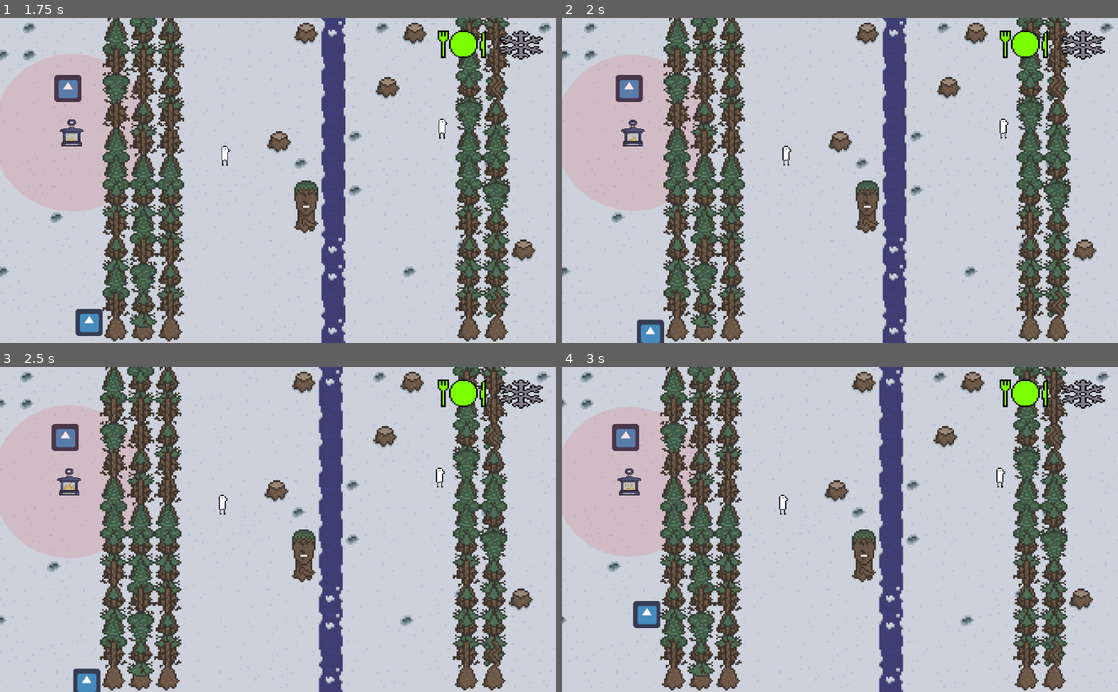
Above: before the commit, frames 1-4 (two rows, left to right).
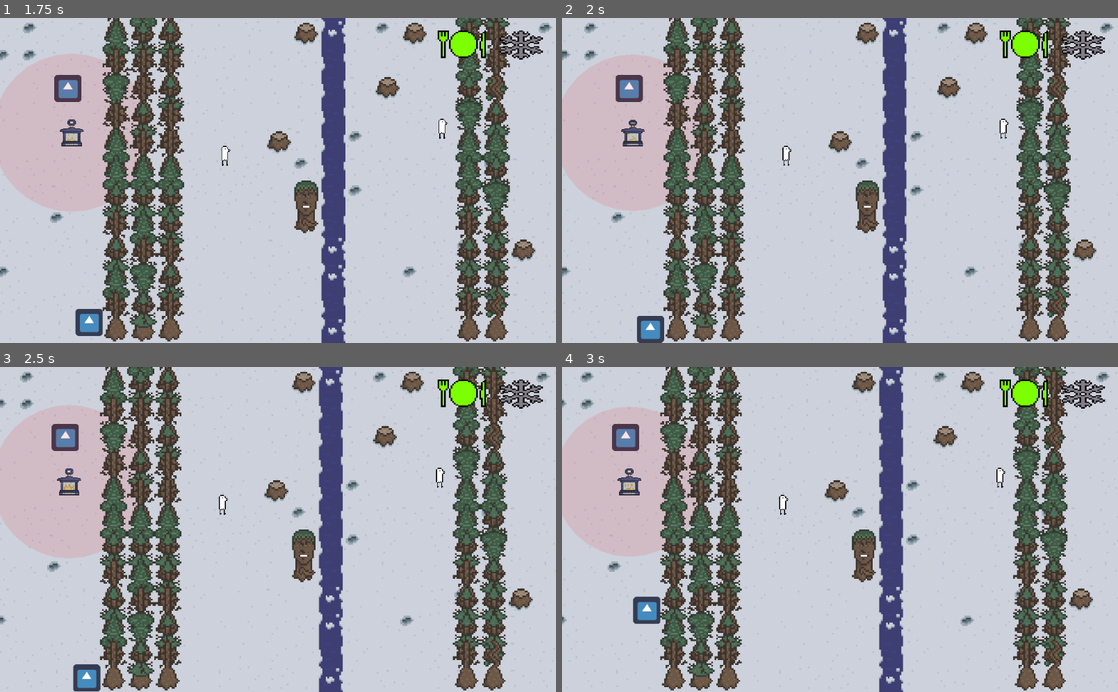
Above: after the commit, the same moments.

Repository: rchin157/gamejamNov2020
Game: Godot game, scene res://Level/Level.tscn
Two runs of this game, one before a commit and one after it. Both use one fixed random seed, a clock stepped at 60 frames per second and the inputs below. The project has no main scene, so this scene is started directly. The engine's default icon, where the game draws it, is replaced by a stand-in: a white triangle on a blue panel in a dark square. Sound files missing from this copy of the repository are replaced by a short silence.
Inputs:
- Up to frame 1 (1.75 s): tap Enter (ui_accept) at 0.5, 0.77, 1.52 s; hold Right (ui_right) 0.53-1.28 s; hold Down (ui_down) from 1.28 s (still down)
- Up to frame 2 (2 s): keep holding Down (ui_down)
- Up to frame 3 (2.5 s): release Down (ui_down) at 2.03 s; hold Right (ui_right) from 2.03 s (still down)
- Up to frame 4 (3 s): release Right (ui_right) at 2.78 s; hold Up (ui_up) from 2.78 s (still down)

Frame 1 is identical in both runs. In frame 2, 0.2% of the frame differs, in the area x 13-19%, y 91-100%; in frame 3, 0.2%; in frame 4, 0.3%, in the area x 12-18%, y 70-81%.

Commit message:
Food is in

Diff:
--- a/Entities/Item.tscn
+++ b/Entities/Item.tscn
@@ -1,10 +1,13 @@
-[gd_scene load_steps=4 format=2]
+[gd_scene load_steps=5 format=2]
 
 [ext_resource path="res://Sprites/Bundle.tres" type="SpriteFrames" id=1]
 [ext_resource path="res://Scripts/Item.gd" type="Script" id=2]
 
 [sub_resource type="RectangleShape2D" id=1]
 extents = Vector2( 6, 6 )
+
+[sub_resource type="RectangleShape2D" id=2]
+extents = Vector2( 11.9676, 11.7243 )
 
 [node name="Item" type="KinematicBody2D"]
 scale = Vector2( 2, 2 )
@@ -20,3 +23,12 @@
 [node name="CollisionShape2D" type="CollisionShape2D" parent="."]
 scale = Vector2( 2, 2 )
 shape = SubResource( 1 )
+
+[node name="Cooking" type="Area2D" parent="."]
+collision_layer = 0
+collision_mask = 128
+
+[node name="CollisionShape2D" type="CollisionShape2D" parent="Cooking"]
+shape = SubResource( 2 )
+[connection signal="area_entered" from="Cooking" to="." method="_on_Cooking_area_entered"]
+[connection signal="area_exited" from="Cooking" to="." method="_on_Cooking_area_exited"]
--- a/Entities/Lantern.tscn
+++ b/Entities/Lantern.tscn
@@ -19,7 +19,7 @@
 scale = Vector2( 2, 2 )
 frames = ExtResource( 2 )
 animation = "off"
-frame = 1
+frame = 5
 playing = true
 
 [node name="Area2D" type="Area2D" parent="."]
--- a/Level/Level.tscn
+++ b/Level/Level.tscn
@@ -1551,7 +1551,7 @@
 
 [node name="TileMap" type="TileMap" parent="."]
 tile_set = SubResource( 48 )
-collision_layer = 2
+collision_layer = 3
 format = 1
 
 [node name="Camera2D" type="Camera2D" parent="."]
@@ -1571,15 +1571,15 @@
 collision_mask = 0
 
 [node name="CollisionShape2D" type="CollisionShape2D" parent="KinematicBody2D"]
-position = Vector2( 634.635, -57.4345 )
+position = Vector2( 637.81, -49.4975 )
 shape = SubResource( 49 )
 
 [node name="CollisionShape2D2" type="CollisionShape2D" parent="KinematicBody2D"]
-position = Vector2( 540.078, 826.424 )
+position = Vector2( 540.078, 816.9 )
 shape = SubResource( 49 )
 
 [node name="CollisionShape2D3" type="CollisionShape2D" parent="KinematicBody2D"]
-position = Vector2( 1435.23, 317.966 )
+position = Vector2( 1360.62, 314.791 )
 rotation = 1.5708
 shape = SubResource( 49 )
 
--- a/Scripts/Beta.gd
+++ b/Scripts/Beta.gd
@@ -116,6 +116,13 @@
 #	var drop = MultiplayerManager.itemSpawner.instance();
 #	drop.set_position(get_position())
 #	get_parent().add_child(drop)
+	var drop = MultiplayerManager.itemSpawner.instance();
+	var pos = get_position()
+	pos.y += 32
+	drop.set_position(pos)
+	drop.toggleFood()
+	get_parent().add_child(drop)
+
 	Music.toggleSong(6,false)
 	if(MultiplayerManager.isConnected() and !rem):
 		action_finish_remote();
--- a/Scripts/Item.gd
+++ b/Scripts/Item.gd
@@ -4,9 +4,15 @@
 # Declare member variables here. Examples:
 # var a = 2
 # var b = "text"
-
+var food = false
+var cooked = false;
+var cooking = false;
+var foodtime = 5;
+var eatCD = 2;
+var animator
 
 func _ready():
+	animator = get_node("AnimatedSprite")
 	pass # Replace with function body.
 
 func remoteWaterLog(index, i, j):
@@ -16,6 +22,18 @@
 	level.tilemap.set_cell(i, j, 67)
 	MultiplayerManager.in_world[index]._dispose()
 	pass
+
+func setCooked():
+	cooked = true;
+	animator.set_frame(1)
+
+
+func toggleFood():
+	animator = get_node("AnimatedSprite")
+	animator.stop();
+	animator.set_animation("meat")
+	animator.set_frame(0)
+	food = true
 
 func waterLog(displace, collider):
 	var name = collider.collider.get_name()
@@ -40,8 +58,33 @@
 
 	_dispose()
 
+func _process(delta):
+	if food:
+		eatCD-=delta
+		if(eatCD<0):
+			eatCD = 0
+	if cooking:
+		foodtime-=delta
+		if(foodtime<=0):
+			remoteCooked()
+
+func action_tick(tooltime,delta):
+	if eatCD <= 0:
+		MultiplayerManager.activeplayer.eatFood(cooked)
+		remote_dispose()
+	return(tooltime)
+
+func remoteCooked():
+	setCooked();
+	var index = MultiplayerManager.in_world.find(self)
+	if(MultiplayerManager.isConnected()):
+		MultiplayerManager.rpc("cookFood",index)
+
 func get_pushable():
 	return true
+
+func get_interactable():
+	return food
 
 func attemptPush(displace: Vector2, blacklist):
 	blacklist.append(self)
@@ -49,7 +92,7 @@
 	var initialColl = move_and_slide(displace)
 	if(get_slide_count()>0):
 		var collider = get_slide_collision(0)
-		if collider.collider.get_collision_layer_bit(1):
+		if collider.collider.get_collision_layer_bit(1) and !food:
 			waterLog(displace, collider)
 			return
 		else:
@@ -62,9 +105,16 @@
 			move_and_slide(displace)
 	if(initialpos != get_position()):
 		sendPositionDelta()
-	#if(initialColl != null):
-		#var collisionName = (initialColl as Node).get_name()
-		#var collision = get_parent().get_child(collisionName)
-		#set_position(initialpos)
-	#	collision.attemptPush(displace)
-		#move_and_collide(displace)
+
+
+
+func _on_Cooking_area_entered(area):
+	if food:
+		cooking = true
+	pass # Replace with function body.
+
+
+func _on_Cooking_area_exited(area):
+	if food:
+		cooking = false
+	pass # Replace with function body.
--- a/Scripts/Lantern.gd
+++ b/Scripts/Lantern.gd
@@ -12,7 +12,6 @@
 var maxFuel = 20.0
 var fuel = maxFuel
 var state = 3
-var animator
 
 func get_pushable():
 	return true
--- a/Scripts/Level.gd
+++ b/Scripts/Level.gd
@@ -125,6 +125,7 @@
 		MultiplayerManager.listeningPlayer = get_node("Player");
 		player = get_node("Player2")
 	MultiplayerManager.listeningPlayer.local= false;
+	MultiplayerManager.activeplayer = player
 	player.UI = ui
 
 # Called every frame. 'delta' is the elapsed time since the previous frame.
--- a/Scripts/LevelEntity.gd
+++ b/Scripts/LevelEntity.gd
@@ -28,6 +28,11 @@
 
 func actionStopped():
 	pass
+#Disposes locally and remotely
+func remote_dispose():
+	var index = MultiplayerManager.in_world.find(self)
+	MultiplayerManager.rpc("dispose",index)
+	_dispose()
 
 func action_finish_remote():
 	var index = MultiplayerManager.in_world.find(self)
--- a/Scripts/MultiplayerManage.gd
+++ b/Scripts/MultiplayerManage.gd
@@ -10,6 +10,7 @@
 var is_server = false;
 var openingMenu;
 var listeningPlayer;
+var activeplayer;
 var in_world = [];
 var itemSpawner
 var random_seed = 0;
@@ -64,9 +65,15 @@
 func _connected_fail():
 	pass # Could not even connect to server; abort.
 
+remote func cookFood(index):
+	in_world[index].setCooked();
+
 remote func add_to_lobby(id: String, num: int):
 	openingMenu.set_player(id,num);
 	pass
+
+remote func dispose(index):
+	in_world[index]._dispose();
 
 remote func waterLog(index,i,j ):
 	in_world[index].remoteWaterLog(index, i, j)
--- a/Scripts/Player.gd
+++ b/Scripts/Player.gd
@@ -24,14 +24,16 @@
 var UI = null
 
 #variables for hunger
-var maxHunger = 2000;
+var maxHunger = 60;
 var hunger = maxHunger
 var hungerState= 8;
+const RAWFOOD = 5
+const COOKFOOD = 20
 
 #variables used for warmth
 const PASSIVECOOLING = -1
 var campfire = 5
-const MAXWARMTH = 2000
+const MAXWARMTH = 60
 var warmth = MAXWARMTH
 var dwarm = PASSIVECOOLING
 var warmthState = 8
@@ -108,6 +110,12 @@
 	tooltime = TOOLTIMEMAX;
 	pfocus.action_finish(false);
 
+func eatFood(cooked: bool):
+	if cooked:
+		depleteHunger(-COOKFOOD)
+	else:
+		depleteHunger(-RAWFOOD)
+
 func depleteHunger(amount):
 	hunger-=amount
 	if hunger>maxHunger:
--- a/Sprites/Bundle.tres
+++ b/Sprites/Bundle.tres
@@ -1,14 +1,14 @@
-[gd_resource type="SpriteFrames" load_steps=4 format=2]
+[gd_resource type="SpriteFrames" load_steps=6 format=2]
 
 [ext_resource path="res://Sprites/Wood.png" type="Texture" id=1]
+[ext_resource path="res://Sprites/Raw Meat.png" type="Texture" id=2]
+[ext_resource path="res://Sprites/Cooked Meat.png" type="Texture" id=3]
 
 [sub_resource type="AtlasTexture" id=1]
-flags = 4
 atlas = ExtResource( 1 )
 region = Rect2( 0, 0, 32, 32 )
 
 [sub_resource type="AtlasTexture" id=2]
-flags = 4
 atlas = ExtResource( 1 )
 region = Rect2( 32, 0, 32, 32 )
 
@@ -18,4 +18,9 @@
 "loop": true,
 "name": "default",
 "speed": 5.0
+}, {
+"frames": [ ExtResource( 2 ), ExtResource( 3 ) ],
+"loop": true,
+"name": "meat",
+"speed": 5.0
 } ]
--- /dev/null
+++ b/Sprites/Food.tres
@@ -0,0 +1,12 @@
+[gd_resource type="SpriteFrames" load_steps=3 format=2]
+
+[ext_resource path="res://Sprites/Raw Meat.png" type="Texture" id=1]
+[ext_resource path="res://Sprites/Cooked Meat.png" type="Texture" id=2]
+
+[resource]
+animations = [ {
+"frames": [ ExtResource( 1 ), ExtResource( 2 ) ],
+"loop": true,
+"name": "default",
+"speed": 5.0
+} ]
Binary file added: Sprites/Cooked Meat.png
Not shown, added: Sprites/Cooked Meat.png.import
Binary file added: Sprites/Raw Meat.png
Not shown, added: Sprites/Raw Meat.png.import
